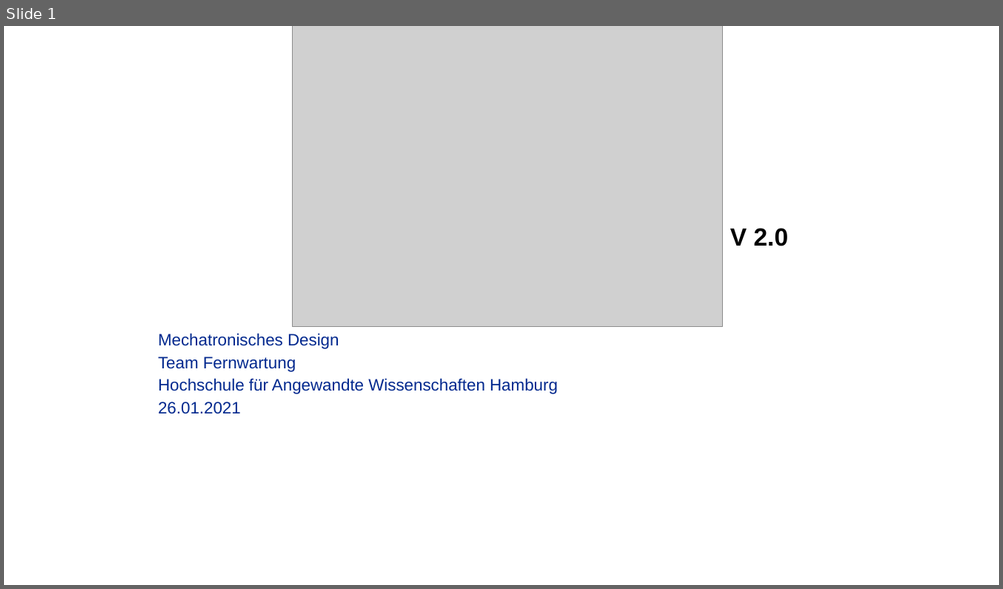
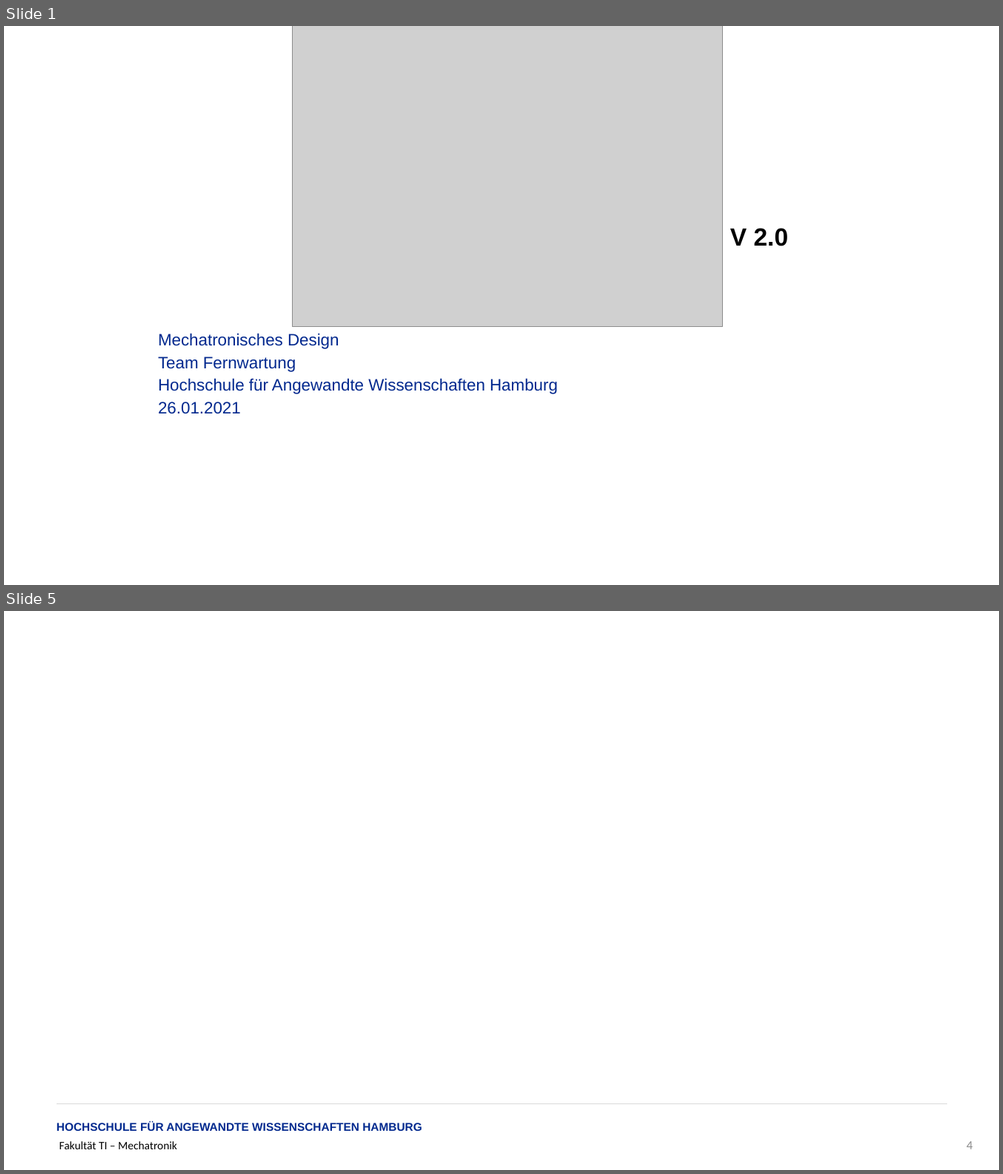
Before and after one commit to EpicKarl/mDesign, a slide deck: Doku/Heiko/Showcase_AntidustA2.0_HeikoNoeldeke.pptx. Shown one above the other, each under a label of ours: slide 1 before the commit, slides 1 and 5 after it; the slides between them are not shown. The pictures are 1003x589 and 1003x1174 pixels, drawn with LibreOffice and Linux fonts; fonts in the diff are those of the drawing; grey boxes stand for pictures; background and template pictures are left out. Boxes give left, top, right and bottom in pixels: in the first picture for what was removed or moved away, otherwise in the second. Text is boxed around its words. In the diff, an @@ line names an element or a change of style, - is before the commit and + after.

```diff
--- a/Doku/Heiko/Showcase_AntidustA2.0_HeikoNoeldeke.pptx
+++ b/Doku/Heiko/Showcase_AntidustA2.0_HeikoNoeldeke.pptx
@@ slide 5 added at (4, 611, 999, 1170), background picture (left out) @@
@@ line added from (57, 1104) to (947, 1104), #D9D9D9 0.25 pt @@
@@ text added at (57, 1122, 422, 1131), 11 pt, text #02298E, bold @@
+HOCHSCHULE FÜR ANGEWANDTE WISSENSCHAFTEN HAMBURG
@@ text added at (60, 1142, 177, 1150), 11 pt, text #000000 @@
+Fakultät TI – Mechatronik
@@ page number added at (966, 1142, 972, 1150), 12 pt, text #8C8C8C @@
+4
```
Also in this commit, not shown: 3 other slides added, 1 slide removed.
